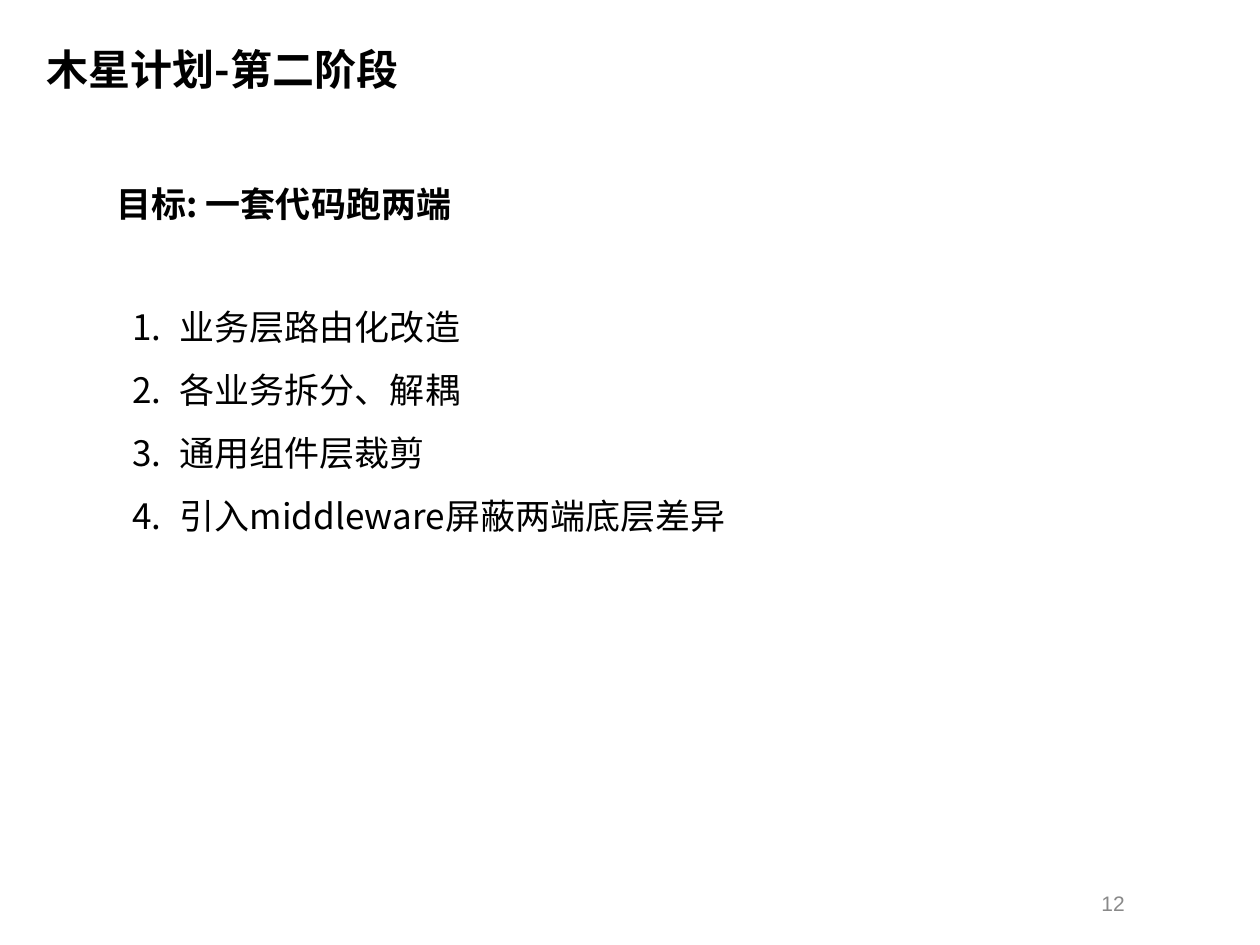
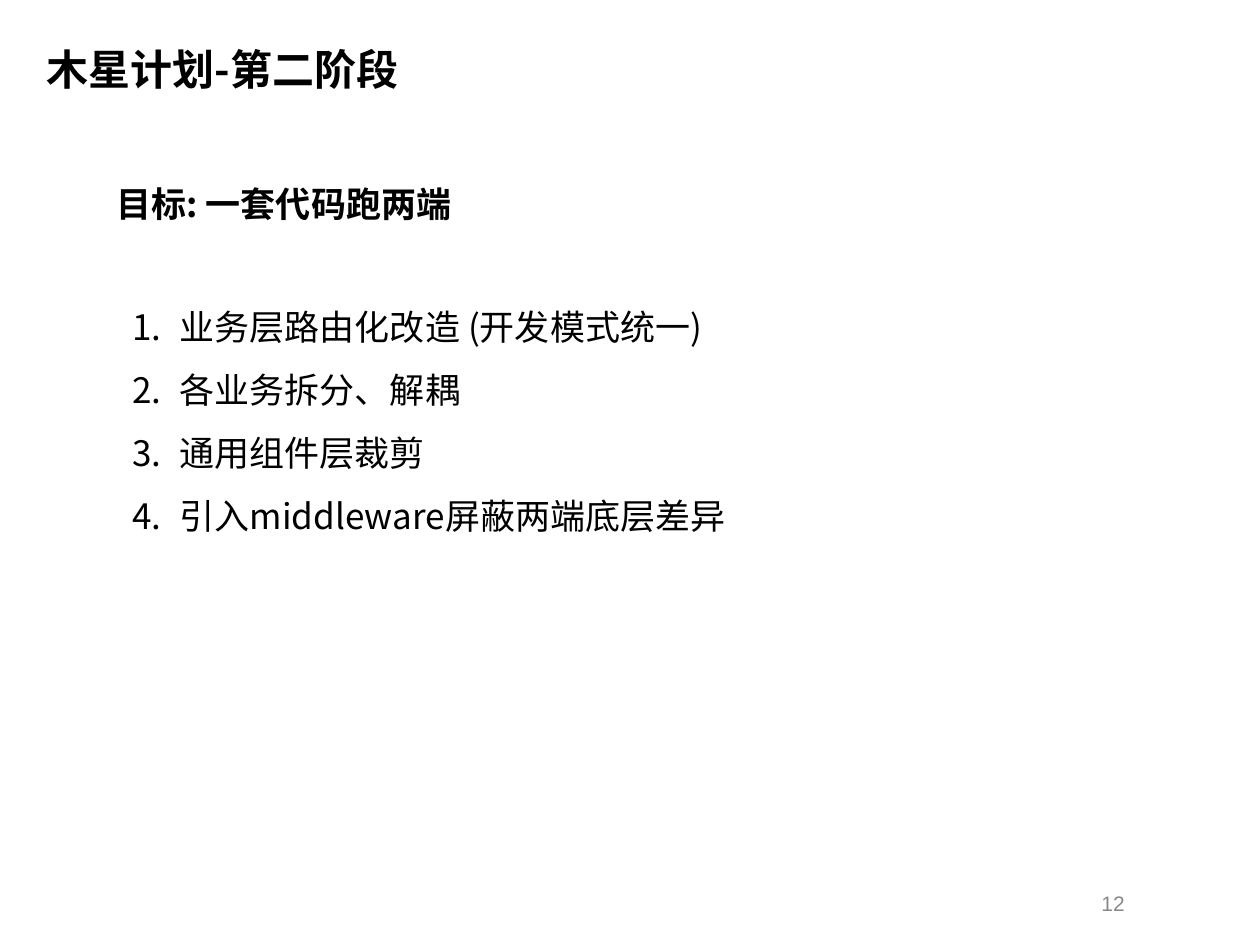
Before and after one commit to Geph0rce/Demo, a slide deck: slide 12 of documents/钱杰_2019年度总结述职报告.pptx. Drawn at 1260x945 pixels with LibreOffice and Linux fonts; fonts in the diff are those of the drawing; background and template pictures are left out. Boxes give left, top, right and bottom in pixels: in the first picture for what was removed or moved away, otherwise in the second. Text is boxed around its words. In the diff, an @@ line names an element or a change of style, - is before the commit and + after.

Commit message:
update

```diff
--- a/documents/钱杰_2019年度总结述职报告.pptx
+++ b/documents/钱杰_2019年度总结述职报告.pptx
@@ text at bbox=[180, 310, 702, 347]: text changed @@
-1. 业务层路由化改造
+1. 业务层路由化改造 (开发模式统一)
```
Also in this commit, not shown: 2 other slides changed, 4 slides added.
